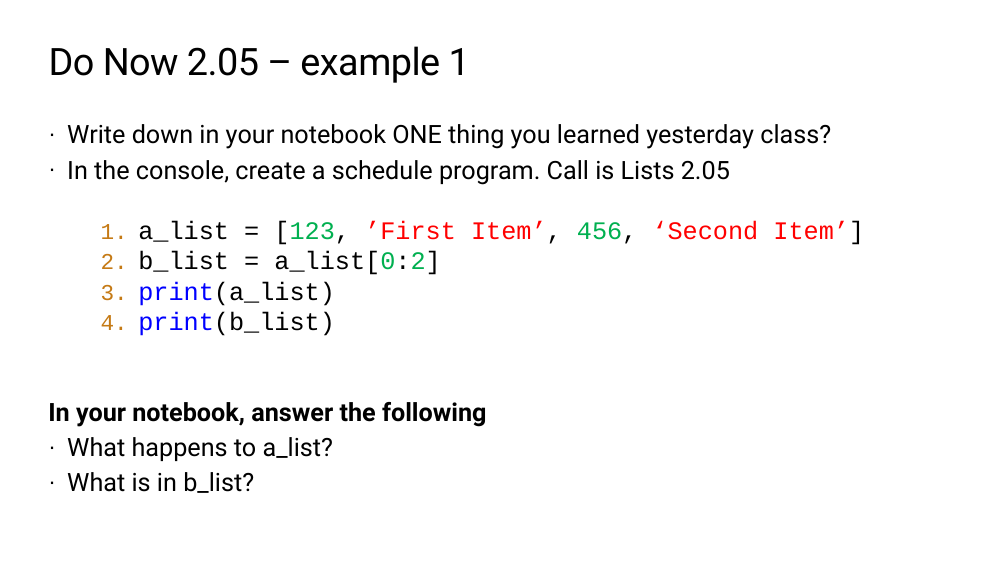
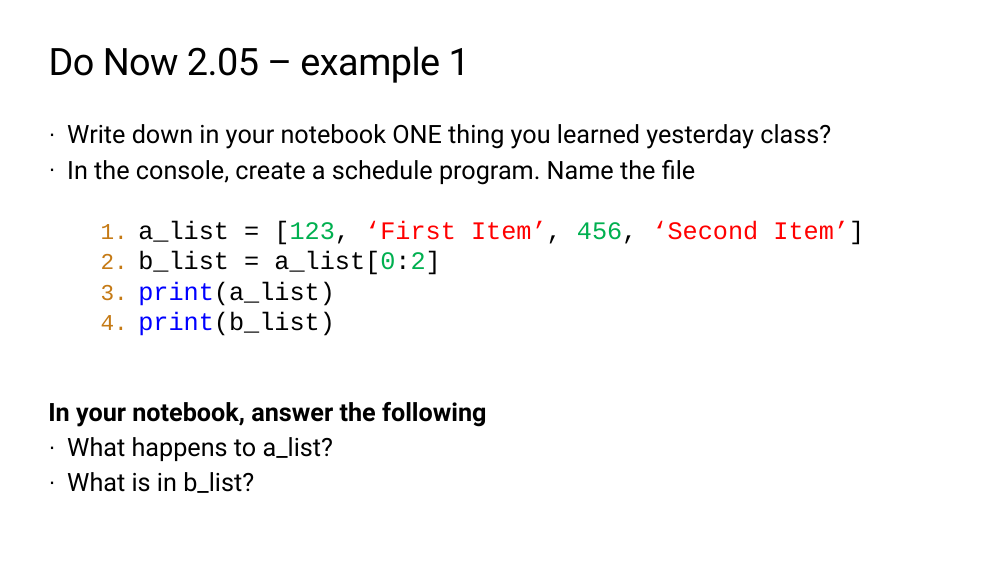
Before and after one commit to TEALSK12/2nd-semester-introduction-to-computer-science, a slide deck: slide 4 of docs/units/2_unit/slidedecks/Intro Python 2.05 TEALS.pptx. Drawn at 1008x567 pixels with LibreOffice and Linux fonts; fonts in the diff are those of the drawing; background and template pictures are left out. Boxes give left, top, right and bottom in pixels: in the first picture for what was removed or moved away, otherwise in the second. Text is boxed around its words. In the diff, an @@ line names an element or a change of style, - is before the commit and + after.

```diff
--- a/docs/units/2_unit/slidedecks/Intro Python 2.05 TEALS.pptx
+++ b/docs/units/2_unit/slidedecks/Intro Python 2.05 TEALS.pptx
@@ text at (x1=67, y1=160, x2=864, y2=245): text changed @@
-· In the console, create a schedule program. Call is Lists 2.05
-1. a_list = [123, ’First Item’, 456, ‘Second Item’]
+· In the console, create a schedule program. Name the file
+1. a_list = [123, ‘First Item’, 456, ‘Second Item’]
```
Also in this commit, not shown: 5 other slides changed, 7 other files.
